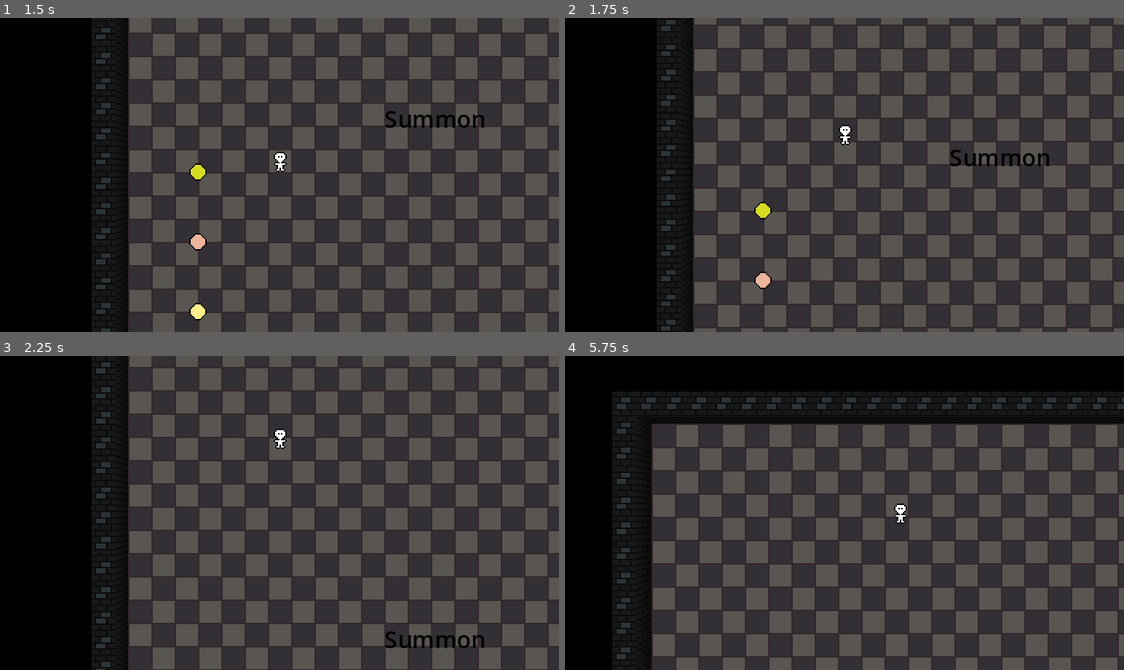
Above: before the commit, frames 1-4 (two rows, left to right).
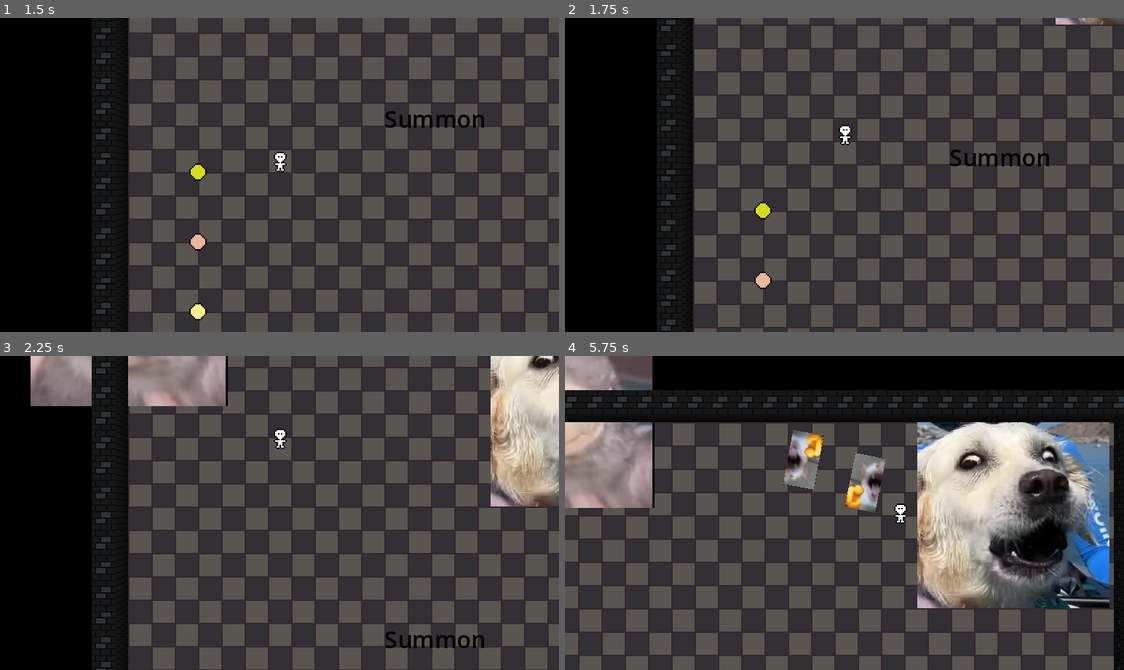
Above: after the commit, the same moments.

Repository: Allov/ld55
Game: Godot game, scene res://scenes/main.tscn
Two runs of this game, one before a commit and one after it. Both use one fixed random seed, a clock stepped at 60 frames per second and the inputs below. The engine's default icon, where the game draws it, is replaced by a stand-in: a white triangle on a blue panel in a dark square.
Inputs:
- Up to frame 1 (1.5 s): click "START" at 0.5 s; tap Enter at 1.25 s; hold W (move_up) from 1.28 s (still down); hold E (action) from 1.28 s (still down)
- Up to frame 2 (1.75 s): keep holding W (move_up); keep holding E (action)
- Up to frame 3 (2.25 s): keep holding W (move_up); release E (action) at 2.03 s; tap Space (dash) at 2.1 s
- Up to frame 4 (5.75 s): release W (move_up) at 2.78 s; hold E (action) 2.78-3.53 s; hold A (move_left) 2.78-4.28 s; tap Space (dash) at 3.6, 5.1 s; hold Down (move_down) 4.28-5.03 s; hold E (action) 4.28-5.03 s; hold D (move_right) from 5.03 s (still down)

Frame 1 is identical in both runs. In frame 2, 0.2% of the frame differs, in the area x 87-100%, y 0-3%; in frame 3, 10%; in frame 4, 46%, in the area x 0-100%, y 0-100%.

Commit message:
Merge again

Diff:
--- a/scenes/fridge.tscn
+++ b/scenes/fridge.tscn
@@ -13,7 +13,3 @@
 position = Vector2(315, 72)
 collision_layer = 1
 collision_mask = 1
-=======
-[gd_scene format=3 uid="uid://d3ijvg2j6cpda"]
-
-[node name="Fridge" type="Node2D"]
